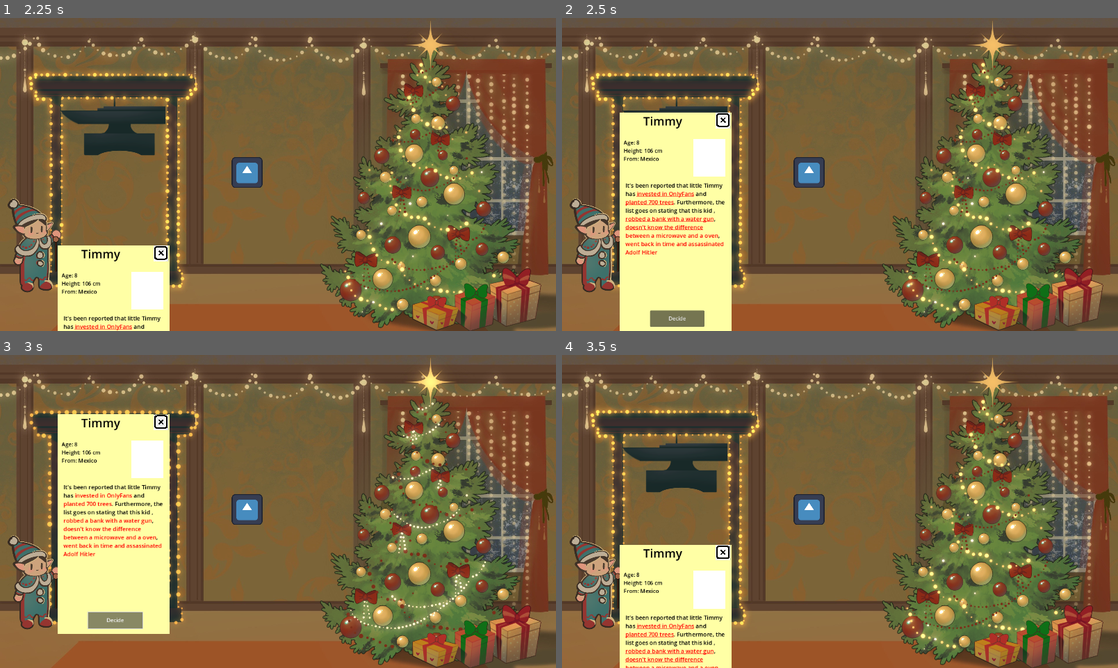
Above: before the commit, frames 1-4 (two rows, left to right).
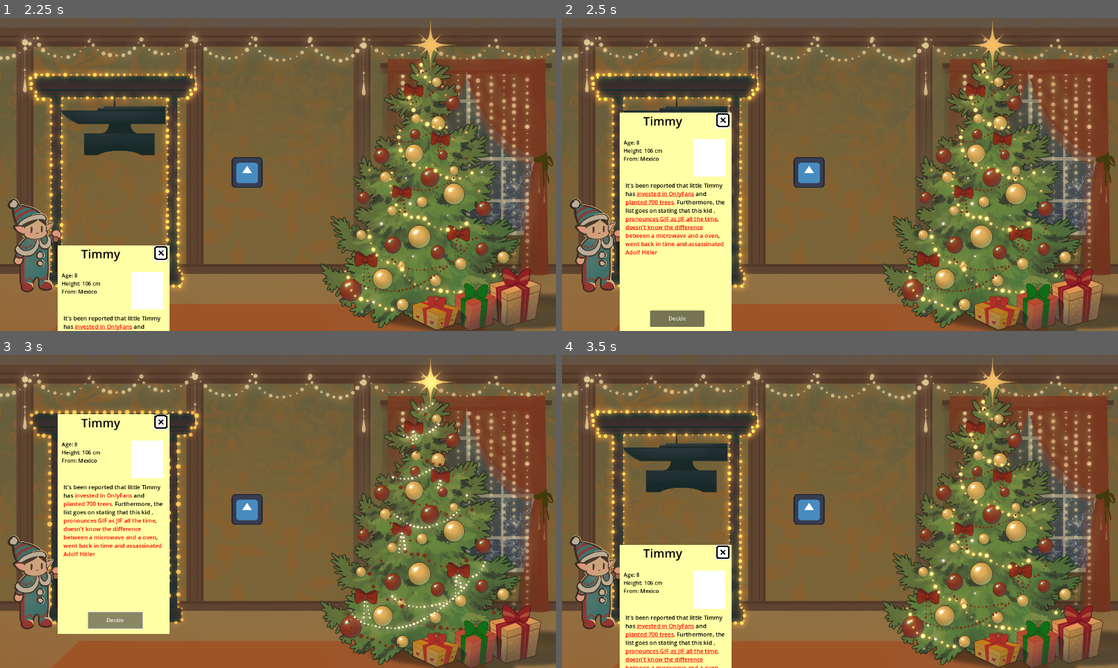
Above: after the commit, the same moments.

Repository: Zapzoop/chritmasgamejam
Game: Godot game, scene res://main_menu/mainmenu.tscn
The game is run twice, just before and just after one commit, with the same random seed, the same clock (stepped at 60 frames per second) and the same inputs. The engine's default icon, where the game draws it, is replaced by a stand-in: a white triangle on a blue panel in a dark square.
Inputs (mouse positions are in pixels of both pictures, inside the frame that each line leads up to):
- Up to frame 1 (2.25 s): click "Start" at 0.5 s; click "Let's Play" at 1.25 s; move the mouse to (244, 171) at 2.02 s; press the mouse at (244, 171) at 2.03 s
- Up to frame 2 (2.5 s): no input
- Up to frame 3 (3 s): release the mouse at (244, 508) at 2.75 s; click "Decide" at 2.75 s
- Up to frame 4 (3.5 s): no input

Frame 1 is identical in both runs. In frame 2, 0.2% of the frame differs, in the area x 11-29%, y 63-66%; in frame 3, 0.1%; in frame 4, 0.2%, in the area x 11-29%, y 93-96%.

Commit message:
Applied naughty cards

Diff:
--- a/character/child/child_file.tscn
+++ b/character/child/child_file.tscn
@@ -63,7 +63,6 @@
 
 [node name="Detection" type="Area2D" parent="."]
 position = Vector2(520, 176)
-scale = Vector2(1, 1)
 
 [node name="CollisionShape2D" type="CollisionShape2D" parent="Detection"]
 position = Vector2(0, 1.14294)
--- a/generator/generator.gd
+++ b/generator/generator.gd
@@ -46,7 +46,8 @@
 	"pronounces GIF as JIF all the time":-20,
 	"electrocuted uncle Steve":-90,
 	"became the boss of the Mafia in Naples":-130,
-	"kidnapped Aldo Moro in Italy in the 80's":-70
+	"kidnapped Aldo Moro in Italy in the 80's":-70,
+	"rickrolled Santa's HQ":-50
 }
 var good_habits = {
 	"gave his full allowance to a local animal shelter":30,
@@ -107,18 +108,18 @@
 	"signed up grandma for OnlyFans":"res://assets/graphics/actions/signed up grandma for OnlyFans.jpg",
 	"got an F in Math":"res://assets/graphics/actions/got an F in Math.jpg",
 	"burned down a church":"res://assets/graphics/actions/burned down a church.jpg",
-	"killed their family dog":"res://assets/graphics/actions/test.png",
-	"reported Mom to have Munchausen by proxy":"res://assets/graphics/actions/test.png",
-	"sent aunt Jane to the psych ward":"res://assets/graphics/actions/test.png",
-	"was late to school 56 times":"res://assets/graphics/actions/test.png",
-	"yelled \"BOMB\" at an airport":"res://assets/graphics/actions/test.png",
-	"participated in bull fighting":"res://assets/graphics/actions/test.png",
+	"killed their family dog":"res://assets/graphics/actions/killed their family dog.jpg",
+	"reported Mom to have Munchausen by proxy":"res://assets/graphics/actions/reported Mom to have Munchausen by proxy.jpg",
+	"sent aunt Jane to the psych ward":"res://assets/graphics/actions/sent aunt Jane to the psych ward.jpg",
+	"was late to school 56 times":"res://assets/graphics/actions/was late to school 56 times.jpg",
+	"yelled \"BOMB\" at an airport":"res://assets/graphics/actions/yelled BOMB at an airport.jpg",
+	"participated in bull fighting":"res://assets/graphics/actions/participated in bull fighting.jpg",
 	"threw the stock market into another depression":"res://assets/graphics/actions/test.png",
-	"ran away from home 4 times":"res://assets/graphics/actions/test.png",
-	"pronounces GIF as JIF all the time":"res://assets/graphics/actions/test.png",
-	"electrocuted uncle Steve":"res://assets/graphics/actions/test.png",
-	"became the boss of the Mafia in Naples":"res://assets/graphics/actions/test.png",
-	"kidnapped Aldo Moro in Italy in the 80's":"res://assets/graphics/actions/test.png"
+	"ran away from home 4 times":"res://assets/graphics/actions/ran away from home 4 times.jpg",
+	"pronounces GIF as JIF all the time":"res://assets/graphics/actions/pronounced GIF as JIF all the time.jpg",
+	"electrocuted uncle Steve":"res://assets/graphics/actions/electrocuted uncle Steve.jpg",
+	"became the boss of the Mafia in Naples":"res://assets/graphics/actions/became the boss of the Mafia in Naples.jpg",
+	"kidnapped Aldo Moro in Italy in the 80's":"res://assets/graphics/actions/kidnapped Aldo Moro in Italy in the 80s.jpg"
 	}
 
 var anvil_things = ["destroyed a game jam",
Binary file added: assets/graphics/actions/became the boss of the Mafia in Naples.jpg
Not shown, added: assets/graphics/actions/became the boss of the Mafia in Naples.jpg.import
Binary file added: assets/graphics/actions/electrocuted uncle Steve.jpg
Not shown, added: assets/graphics/actions/electrocuted uncle Steve.jpg.import
Binary file added: assets/graphics/actions/kidnapped Aldo Moro in Italy in the 80s.jpg
Not shown, added: assets/graphics/actions/kidnapped Aldo Moro in Italy in the 80s.jpg.import
Binary file added: assets/graphics/actions/killed their family dog.jpg
Not shown, added: assets/graphics/actions/killed their family dog.jpg.import
Binary file added: assets/graphics/actions/participated in bull fighting.jpg
Not shown, added: assets/graphics/actions/participated in bull fighting.jpg.import
Binary file added: assets/graphics/actions/pronounced GIF as JIF all the time.jpg
Not shown, added: assets/graphics/actions/pronounced GIF as JIF all the time.jpg.import
(and 12 more such lines)
